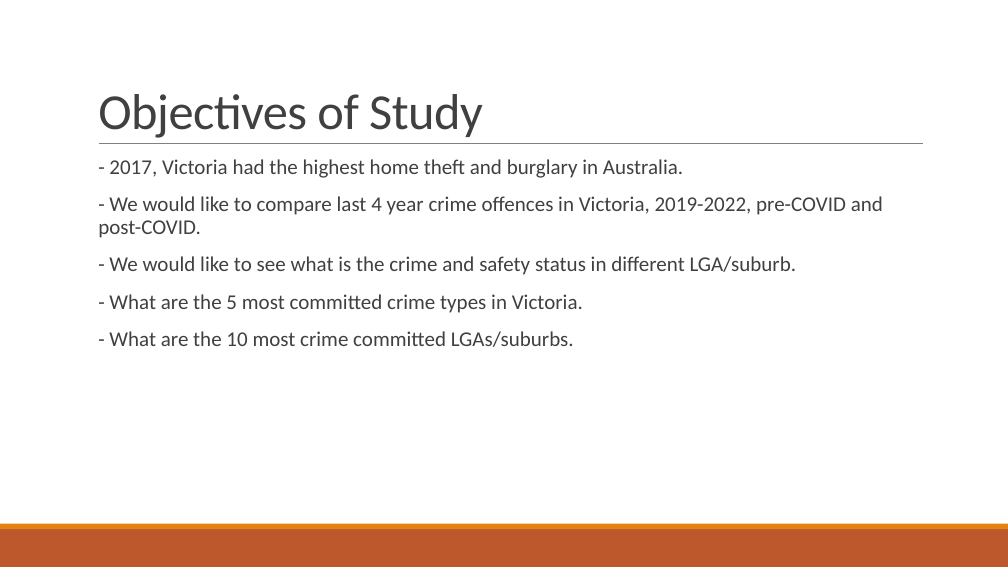
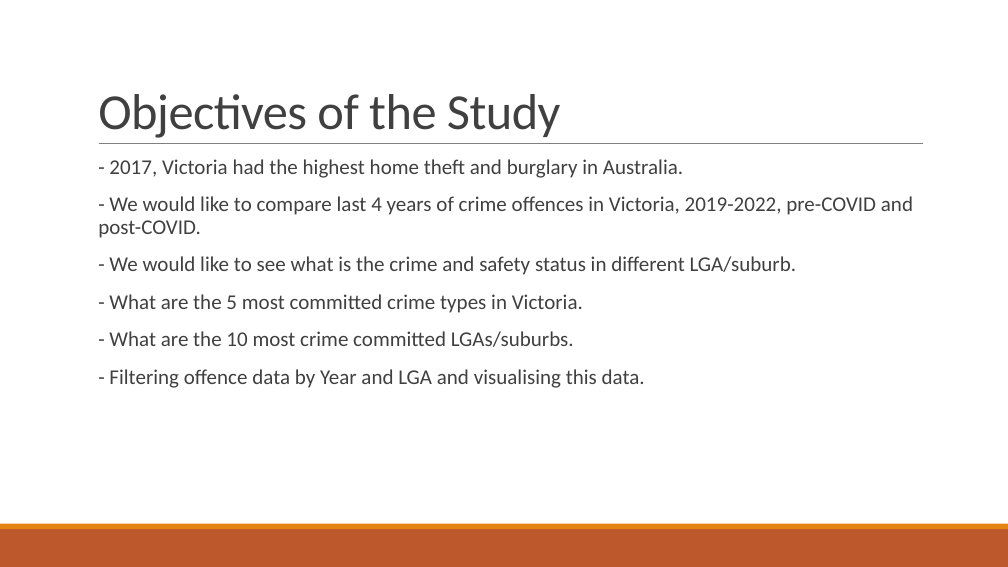
Before and after one commit to PhuongTieuOp/project3, a slide deck: slide 2 of Victoria Crime Data Visualization3.pptx. Drawn at 1008x567 pixels with LibreOffice and Linux fonts; fonts in the diff are those of the drawing. Boxes give left, top, right and bottom in pixels: in the first picture for what was removed or moved away, otherwise in the second. Text is boxed around its words. In the diff, an @@ line names an element or a change of style, - is before the commit and + after.

```diff
--- a/Victoria Crime Data Visualization3.pptx
+++ b/Victoria Crime Data Visualization3.pptx
@@ title at [98,94,561,138]: text changed @@
-Objectives of Study
+Objectives of the Study
@@ text at [98,196,913,238]: text changed @@
-  - We would like to compare last 4 year crime offences in Victoria, 2019-2022, pre-COVID and post-COVID.
+  - We would like to compare last 4 years of crime offences in Victoria, 2019-2022, pre-COVID and post-COVID.
@@ text at [109,369,645,388]: paragraph added @@
+  - Filtering offence data by Year and LGA and visualising this data.
```
Also in this commit, not shown: 3 other slides changed, 3 slides added, 3 other files.
